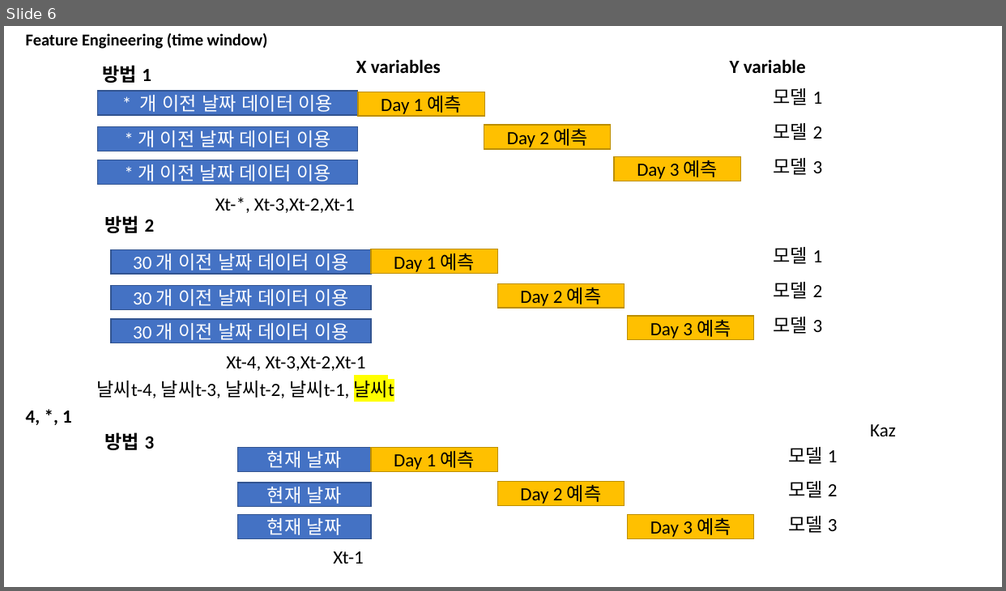
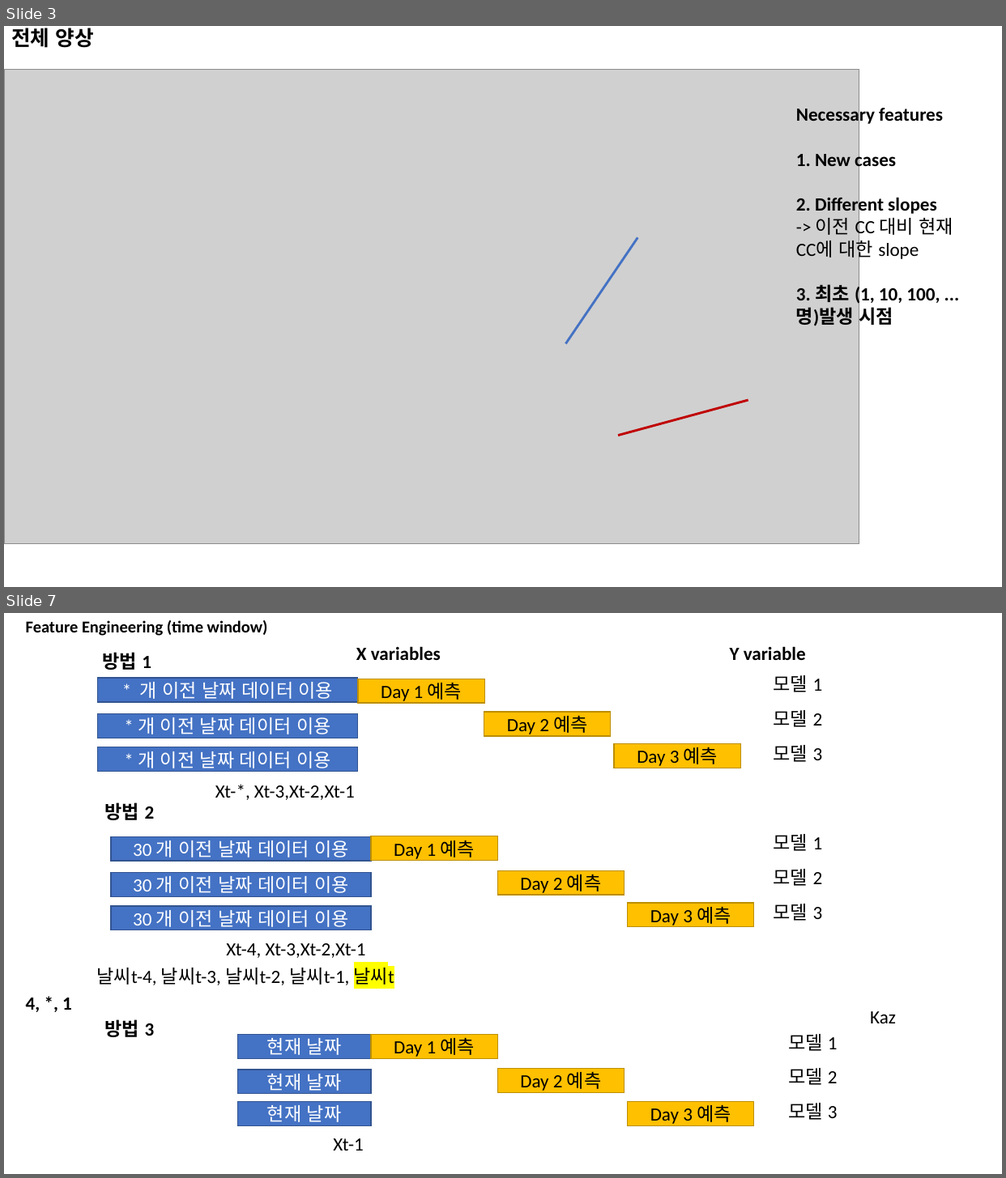
Before and after one commit to pcyoung75/GlobalForecasting, a slide deck: doc/Paper Images.pptx. Shown one above the other, each under a label of ours: slide 6 before the commit, slides 3 and 7 after it; the slides between them are not shown. The pictures are 1006x591 and 1006x1178 pixels, drawn with LibreOffice and Linux fonts; fonts in the diff are those of the drawing; grey boxes stand for pictures. Boxes give left, top, right and bottom in pixels: in the first picture for what was removed or moved away, otherwise in the second. Text is boxed around its words. In the diff, an @@ line names an element or a change of style, - is before the commit and + after.

```diff
--- a/doc/Paper Images.pptx
+++ b/doc/Paper Images.pptx
@@ slide 3 added at (4,26,1002,587), background #FFFFFF @@
@@ title added at (11,28,94,48), 20 pt, text #000000, bold @@
+전체 양상
@@ picture added at (4,70,859,544) @@
@@ text added at (796,105,954,328), 18 pt, text #000000, bold @@
+Necessary features
+1. New cases
+2. Different slopes
+-> 이전 CC 대비 현재CC에 대한 slope
+3. 최초 (1, 10, 100, ... 명)발생 시점
@@ line added from (565, 344) to (638, 238), #4472C4 2.25 pt @@
@@ line added from (618, 436) to (748, 400), #C00000 2.25 pt @@
@@ what was slide 6 is now slide 7 @@
```
Also in this commit, not shown: 1 slide changed, 61 other slides added, 4 other files.
